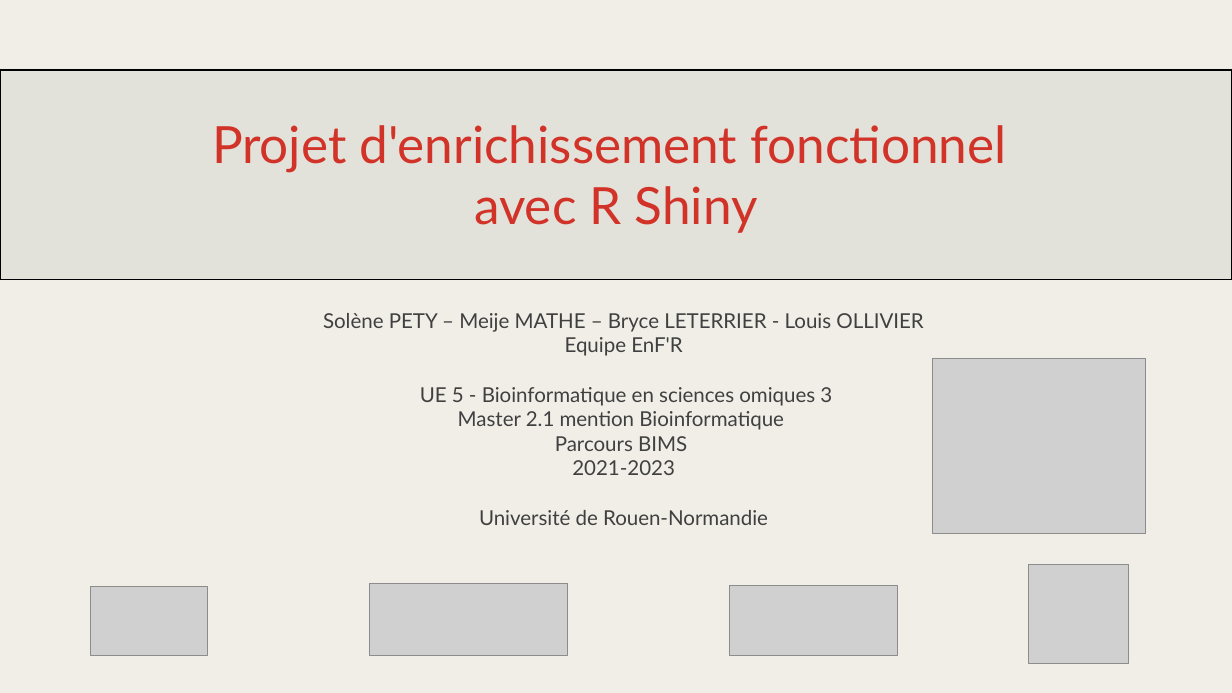
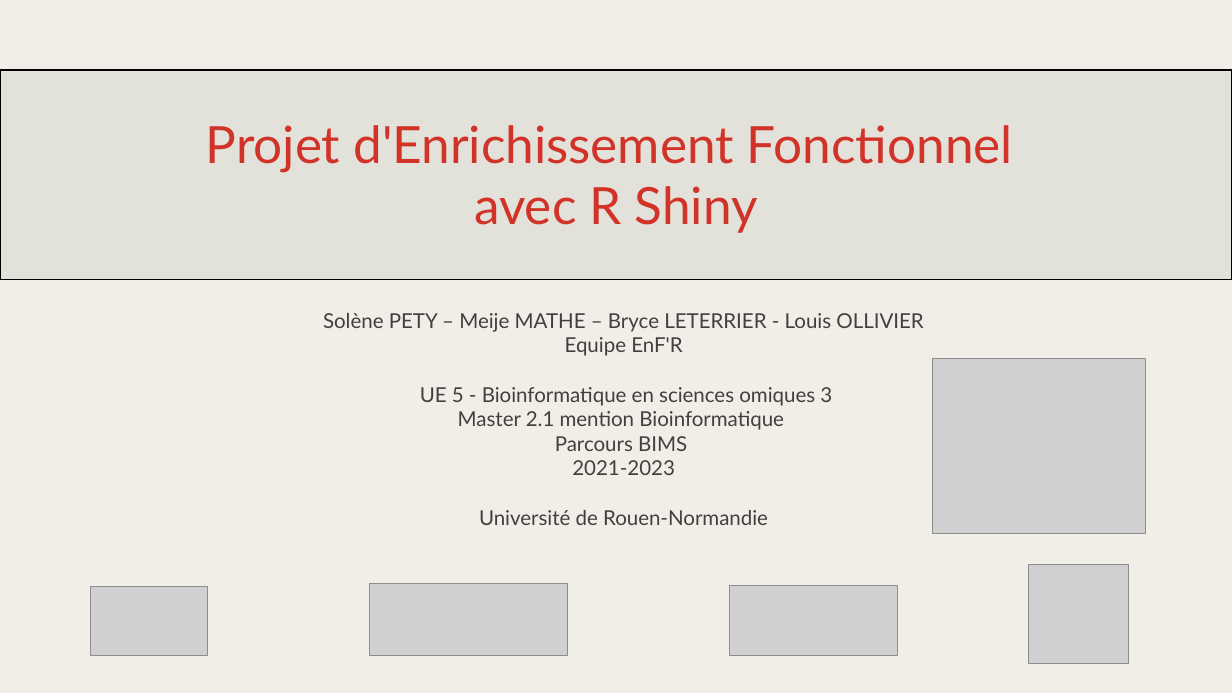
Before and after one commit to meijemathe/projet_enrichissement_fonctionnel, a slide deck: slide 1 of presentation/Projet_enrichissement_shiny.pptx. Drawn at 1232x693 pixels with LibreOffice and Linux fonts; fonts in the diff are those of the drawing; grey boxes stand for pictures. Boxes give left, top, right and bottom in pixels: in the first picture for what was removed or moved away, otherwise in the second. Text is boxed around its words. In the diff, an @@ line names an element or a change of style, - is before the commit and + after.

```diff
--- a/presentation/Projet_enrichissement_shiny.pptx
+++ b/presentation/Projet_enrichissement_shiny.pptx
@@ text at <box>206,125,1013,173</box>: text changed @@
-Projet d'enrichissement fonctionnel
+Projet d'Enrichissement Fonctionnel
```
Also in this commit, not shown: 6 other slides changed, 1 other file.
